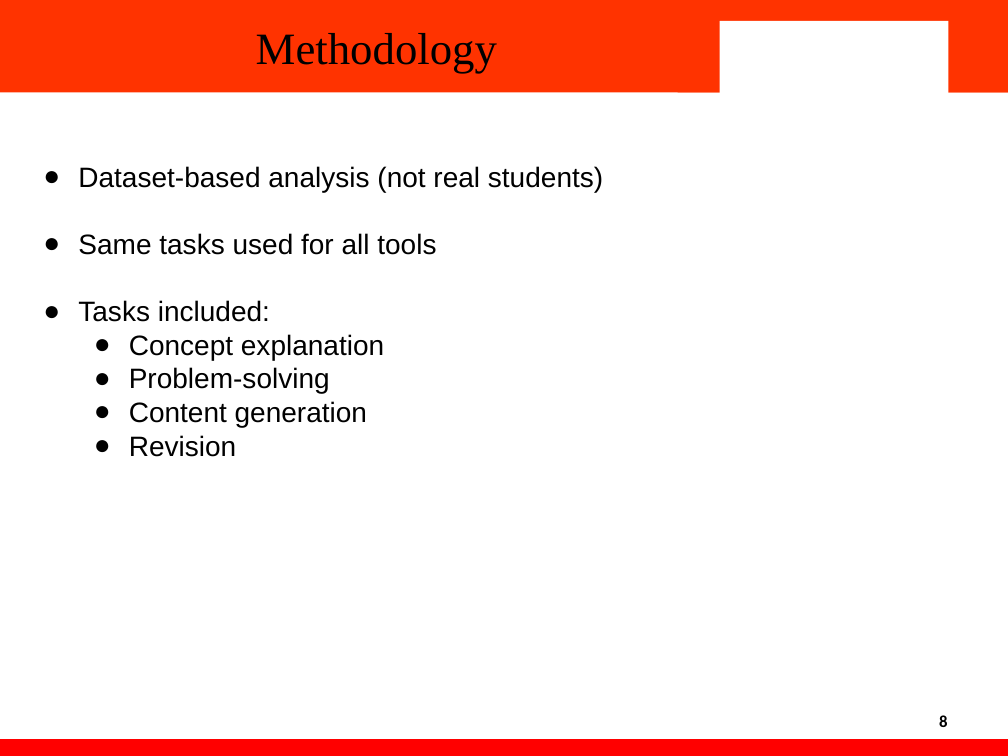
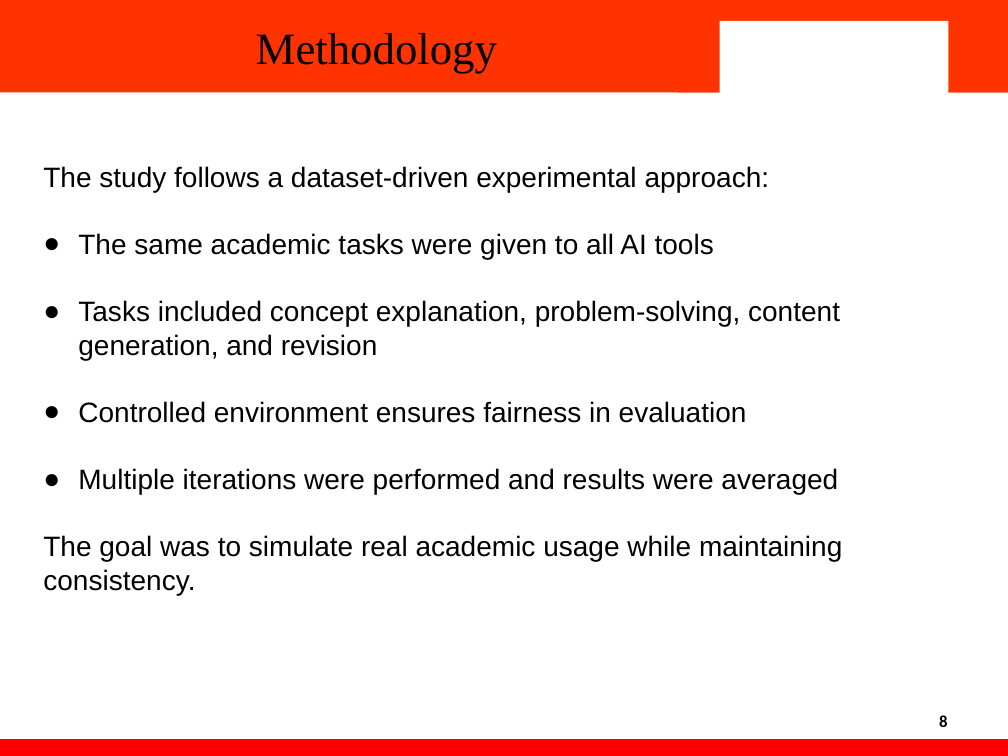
Before and after one commit to Heykrishna/impact-of-ai-on-education, a slide deck: slide 8 of PPT/Final.pptx. Drawn at 1008x756 pixels with LibreOffice and Linux fonts; fonts in the diff are those of the drawing; background and template pictures are left out. Boxes give left, top, right and bottom in pixels: in the first picture for what was removed or moved away, otherwise in the second. Text is boxed around its words. In the diff, an @@ line names an element or a change of style, - is before the commit and + after.

```diff
--- a/PPT/Final.pptx
+++ b/PPT/Final.pptx
@@ text at (43, 166, 842, 595): text changed @@
-● Dataset-based analysis (not real students)
-● Same tasks used for all tools
-● Tasks included:
-  ● Concept explanation
-  ● Problem-solving
-  ● Content generation
-  ● Revision
+The study follows a dataset-driven experimental approach:
+● The same academic tasks were given to all AI tools
+● Tasks included concept explanation, problem-solving, content generation, and revision
+● Controlled environment ensures fairness in evaluation
+● Multiple iterations were performed and results were averaged
+The goal was to simulate real academic usage while maintaining consistency.
```
Also in this commit, not shown: 16 other slides changed, 3 slides removed.
